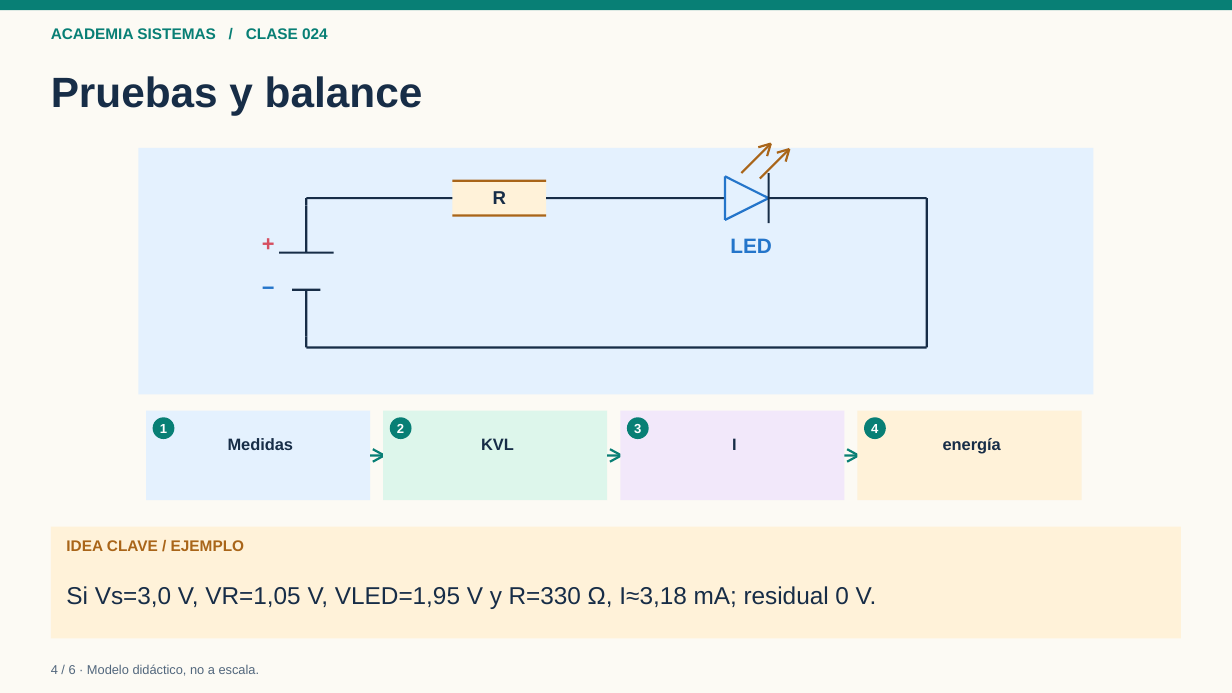
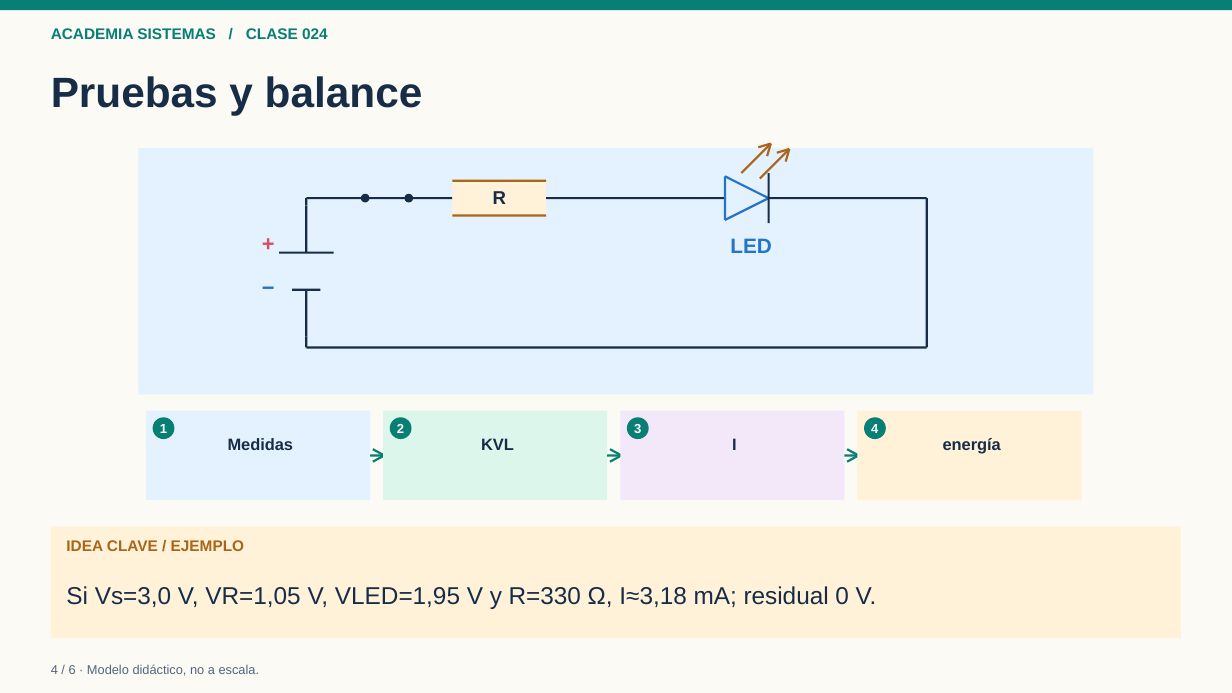
Before and after one commit to mangelmorenomoreno/academia-sistemas, a slide deck: slide 4 of modulos/01-electronica-basica/clases/024-proyecto-evaluacion/presentaciones/024-presentacion.pptx. Drawn at 1232x693 pixels with LibreOffice and Linux fonts; fonts in the diff are those of the drawing. Boxes give left, top, right and bottom in pixels: in the first picture for what was removed or moved away, otherwise in the second. Text is boxed around its words. In the diff, an @@ line names an element or a change of style, - is before the commit and + after.

```diff
--- a/modulos/01-electronica-basica/clases/024-proyecto-evaluacion/presentaciones/024-presentacion.pptx
+++ b/modulos/01-electronica-basica/clases/024-proyecto-evaluacion/presentaciones/024-presentacion.pptx
@@ rectangle added at (307,197,366,199), fill #172D47 @@
@@ ellipse added at (361,194,370,202), fill #172D47 @@
@@ rectangle: place and size @@
-rectangle at (307,197,453,199)
+rectangle at (365,197,409,199)
@@ ellipse added at (405,194,413,202), fill #172D47 @@
@@ rectangle added at (409,197,452,199), fill #172D47 @@
```
Also in this commit, not shown: 5 other slides changed, 6 other files.
